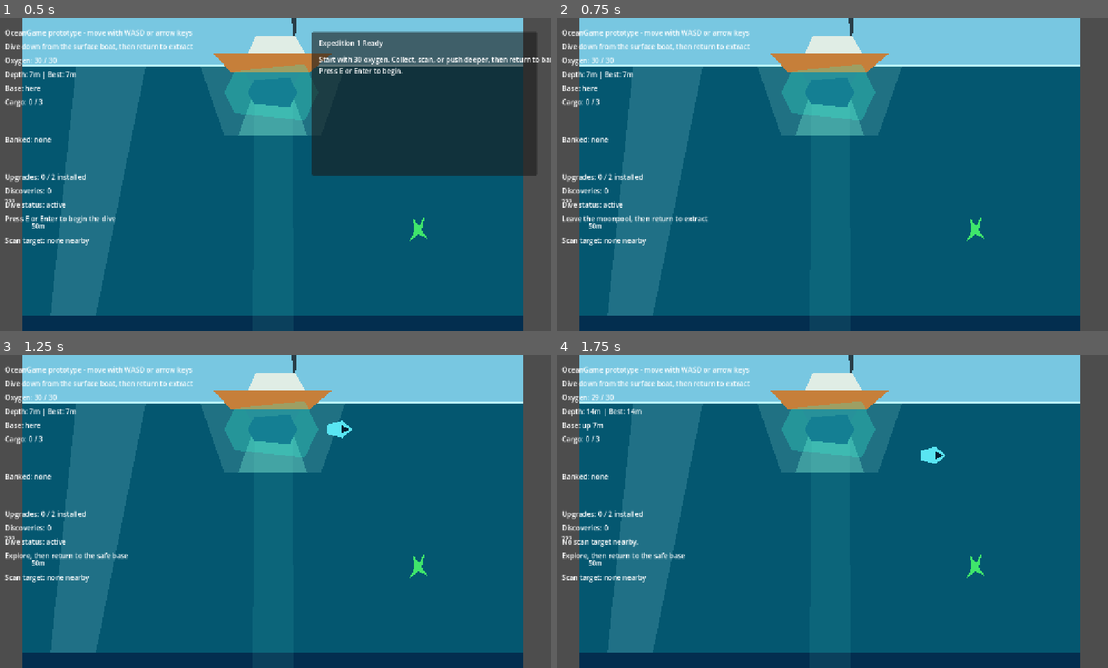
Above: before the commit, frames 1-4 (two rows, left to right).
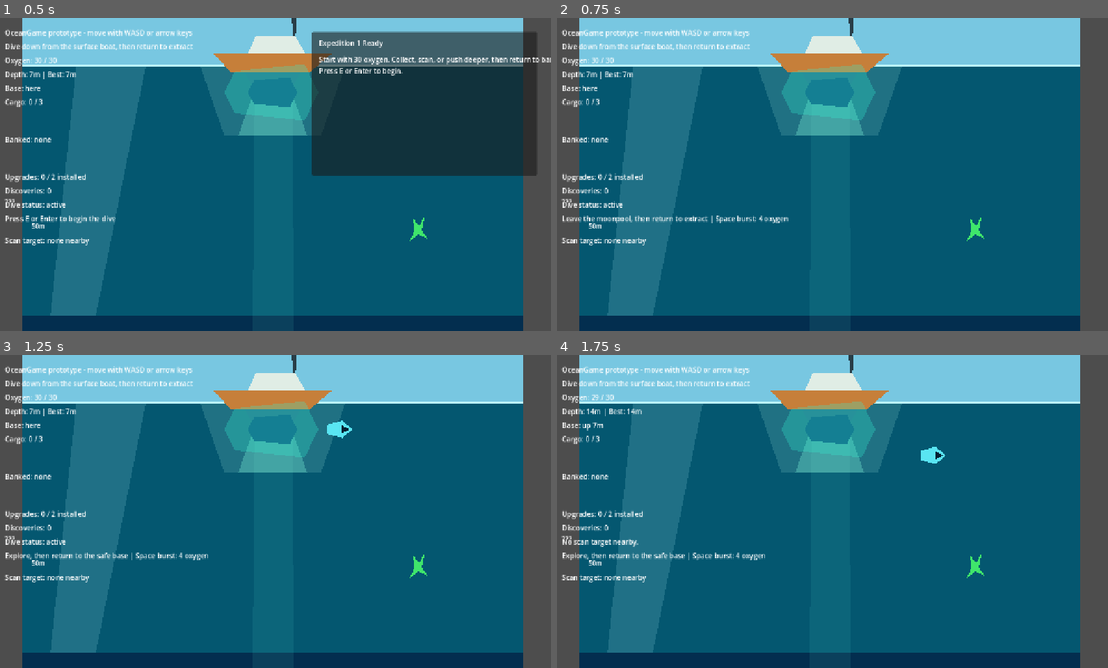
Above: after the commit, the same moments.

Repository: joeypshell/OceanGame
Game: Godot game, scene res://scenes/Main.tscn
Two runs of this game, one before a commit and one after it. Both use one fixed random seed, a clock stepped at 60 frames per second and the inputs below.
Inputs:
- Up to frame 1 (0.5 s): no input
- Up to frame 2 (0.75 s): tap E (interact) at 0.5, 0.6 s; hold D (move_right) from 0.53 s (still down)
- Up to frame 3 (1.25 s): keep holding D (move_right)
- Up to frame 4 (1.75 s): release D (move_right) at 1.28 s; hold S (move_down) from 1.28 s (still down); tap F (scan) at 1.35 s

Frame 1 is identical in both runs. In frame 2, 0.2% of the frame differs, in the area x 27-43%, y 63-66%; in frame 3, 0.2%; in frame 4, 0.2%.

Commit message:
Resolve #50 burst thruster prototype

Diff:
--- a/project.godot
+++ b/project.godot
@@ -64,6 +64,11 @@
 "events": [Object(InputEventKey,"resource_local_to_scene":false,"resource_name":"","device":-1,"window_id":0,"alt_press …(190 unchanged characters)…
 ]
 }
+burst_thruster={
+"deadzone": 0.5,
+"events": [Object(InputEventKey,"resource_local_to_scene":false,"resource_name":"","device":-1,"window_id":0,"alt_pressed":false,"shift_pressed":false,"ctrl_pressed":false,"meta_pressed":false,"pressed":false,"keycode":32,"physical_keycode":0,"key_label":0,"unicode":0,"location":0,"echo":false,"script":null)
+]
+}
 
 [rendering]
 
--- a/scripts/main.gd
+++ b/scripts/main.gd
@@ -31,6 +31,9 @@
 @export var collect_oxygen_cost := 1.0
 @export var scan_oxygen_cost := 2.0
 @export var predator_contact_oxygen_cost := 5.0
+@export var burst_thruster_oxygen_cost := 4.0
+@export var burst_thruster_cooldown_seconds := 4.0
+@export var burst_thruster_force := 760.0
 @export var scan_range := 120.0
 @export var start_position := Vector2(640.0, 190.0)
 @export var surface_y := 120.0
@@ -78,6 +81,7 @@
 var glow_plankton_highlight_timer := 0.0
 var resource_scan_highlight_id := ""
 var resource_scan_highlight_timer := 0.0
+var burst_thruster_cooldown_remaining := 0.0
 var last_result_summary := ""
 var upgrade_menu_feedback := ""
 var current_resource_cluster_pattern := "cautious"
@@ -110,6 +114,7 @@
 	_update_depth()
 	_update_glow_plankton_highlight(delta)
 	_update_resource_scan_highlight(delta)
+	_update_burst_thruster_cooldown(delta)
 	if dive_session.result != DiveSessionScript.Result.DIVING:
 		_update_scan_target_feedback()
 		return
@@ -136,6 +141,8 @@
 		_select_upgrade(1)
 	elif Input.is_action_just_pressed("restart_dive"):
 		_restart_dive()
+	elif Input.is_action_just_pressed("burst_thruster"):
+		_try_burst_thruster()
 	elif Input.is_action_just_pressed("scan"):
 		_try_scan()
 
@@ -191,6 +198,7 @@
 	progression_state.advance_run()
 	dive_session.reset(_current_max_oxygen())
 	_reset_run_telemetry()
+	burst_thruster_cooldown_remaining = 0.0
 	_place_starter_resources_for_run()
 
 func _on_base_zone_body_entered(body: Node2D) -> void:
@@ -253,6 +261,27 @@
 		]
 		status_label.text = "%s needs more banked resources." % upgrade.display_name
 
+	_update_hud()
+
+func _try_burst_thruster() -> void:
+	if dive_session.result != DiveSessionScript.Result.DIVING:
+		return
+
+	if burst_thruster_cooldown_remaining > 0.0:
+		status_label.text = "Burst Thruster cooling down: %ds." % ceili(burst_thruster_cooldown_remaining)
+		_update_hud()
+		return
+
+	if dive_session.oxygen <= burst_thruster_oxygen_cost:
+		status_label.text = "Burst Thruster needs more than %d oxygen." % ceili(burst_thruster_oxygen_cost)
+		_update_hud()
+		return
+
+	var burst_direction: Vector2 = player.get_burst_direction()
+	player.burst(burst_direction, burst_thruster_force)
+	dive_session.drain_oxygen(burst_thruster_oxygen_cost)
+	burst_thruster_cooldown_remaining = burst_thruster_cooldown_seconds
+	status_label.text = "Burst Thruster: -%d oxygen. Cooldown started." % ceili(burst_thruster_oxygen_cost)
 	_update_hud()
 
 func _apply_upgrade_effect(effect_id: String) -> void:
@@ -424,6 +453,12 @@
 				and pickup.visible
 			)
 			pickup.set_tactical_highlight(highlighted)
+
+func _update_burst_thruster_cooldown(delta: float) -> void:
+	if burst_thruster_cooldown_remaining <= 0.0:
+		return
+
+	burst_thruster_cooldown_remaining = maxf(0.0, burst_thruster_cooldown_remaining - delta)
 
 func _on_resource_pickup_collected(pickup: Node) -> void:
 	if dive_session.result != DiveSessionScript.Result.DIVING:
@@ -598,6 +633,9 @@
 	else:
 		prompt_label.text = "Explore, then return to the safe base"
 
+	if dive_session.result == DiveSessionScript.Result.DIVING:
+		prompt_label.text += " | %s" % _format_burst_thruster_prompt()
+
 func _update_run_panel() -> void:
 	if dive_session.result == DiveSessionScript.Result.READY:
 		run_panel.visible = true
@@ -683,6 +721,12 @@
 			owned_count += 1
 
 	return "Upgrades: %d / %d installed" % [owned_count, upgrade_definitions.size()]
+
+func _format_burst_thruster_prompt() -> String:
+	if burst_thruster_cooldown_remaining > 0.0:
+		return "Burst cooldown: %ds" % ceili(burst_thruster_cooldown_remaining)
+
+	return "Space burst: %d oxygen" % ceili(burst_thruster_oxygen_cost)
 
 func _format_upgrade_cost(cost: Dictionary) -> String:
 	if cost.is_empty():
--- a/scripts/player.gd
+++ b/scripts/player.gd
@@ -6,6 +6,7 @@
 @export var world_bounds := Rect2(Vector2(96.0, 120.0), Vector2(1088.0, 2080.0))
 
 var _movement_disrupt_timer := 0.0
+var _last_move_direction := Vector2.RIGHT
 
 func _ready() -> void:
 	add_to_group("player")
@@ -19,6 +20,7 @@
 
 	var input_vector := Input.get_vector("move_left", "move_right", "move_up", "move_down")
 	if input_vector != Vector2.ZERO:
+		_last_move_direction = input_vector.normalized()
 		velocity = velocity.move_toward(input_vector * max_speed, acceleration * delta)
 	else:
 		velocity = velocity.move_toward(Vector2.ZERO, drag * delta)
@@ -32,3 +34,17 @@
 func apply_knockback(direction: Vector2, force: float, disruption_seconds: float) -> void:
 	velocity = direction.normalized() * force
 	_movement_disrupt_timer = disruption_seconds
+
+func burst(direction: Vector2, force: float) -> void:
+	var burst_direction := direction.normalized() if direction != Vector2.ZERO else get_burst_direction()
+	velocity = burst_direction * force
+
+func get_burst_direction() -> Vector2:
+	var input_vector := Input.get_vector("move_left", "move_right", "move_up", "move_down")
+	if input_vector != Vector2.ZERO:
+		return input_vector.normalized()
+
+	if _last_move_direction != Vector2.ZERO:
+		return _last_move_direction.normalized()
+
+	return Vector2(signf(scale.x), 0.0)
--- a/tests/logic_tests.gd
+++ b/tests/logic_tests.gd
@@ -6,6 +6,7 @@
 const UpgradePurchaseScript := preload("res://scripts/upgrade_purchase.gd")
 const ScanTargetResolverScript := preload("res://scripts/scan_target_resolver.gd")
 const SpawnSelectionScript := preload("res://scripts/spawn_selection.gd")
+const PlayerScript := preload("res://scripts/player.gd")
 const OxygenTankUpgrade := preload("res://resources/upgrades/oxygen_tank_1.tres")
 const PressureSealUpgrade := preload("res://resources/upgrades/pressure_seal_1.tres")
 
@@ -33,6 +34,7 @@
 	_run("spawn selection", _test_spawn_selection)
 	_run("scanner target resolver", _test_scanner_target_resolver)
 	_run("discovery prerequisites", _test_discovery_prerequisites)
+	_run("burst thruster movement helper", _test_burst_thruster_movement_helper)
 
 	if _failures.is_empty():
 		print("Logic tests passed: %d checks." % _passes)
@@ -204,6 +206,15 @@
 	_expect(UpgradePurchaseScript.missing_discovery(progression, PressureSealUpgrade) == "thermal_vent", "Pressure Seal I prerequisite should start missing")
 	progression.add_discovery("thermal_vent", "Thermal Vent", "Hot current.", "Unlocks pressure tuning.")
 	_expect(UpgradePurchaseScript.missing_discovery(progression, PressureSealUpgrade) == "", "Pressure Seal I prerequisite should be satisfied by Thermal Vent discovery")
+
+func _test_burst_thruster_movement_helper() -> void:
+	var player := PlayerScript.new()
+	player.burst(Vector2.DOWN, 700.0)
+	_expect(player.velocity == Vector2.DOWN * 700.0, "burst should set velocity in the requested direction")
+
+	player.burst(Vector2.ZERO, 500.0)
+	_expect(player.velocity == Vector2.RIGHT * 500.0, "burst without input should use the last facing direction")
+	player.free()
 
 func _make_spawn_point(spawn_id: String, category: String, target_id: String, depth_band: String, cluster_pattern: String, position: Vector2) -> SpawnPoint:
 	var point := SpawnPointScript.new()
Not shown, changed: docs/current/GAMEPLAY.md
Not shown, changed: docs/current/ROADMAP.md
